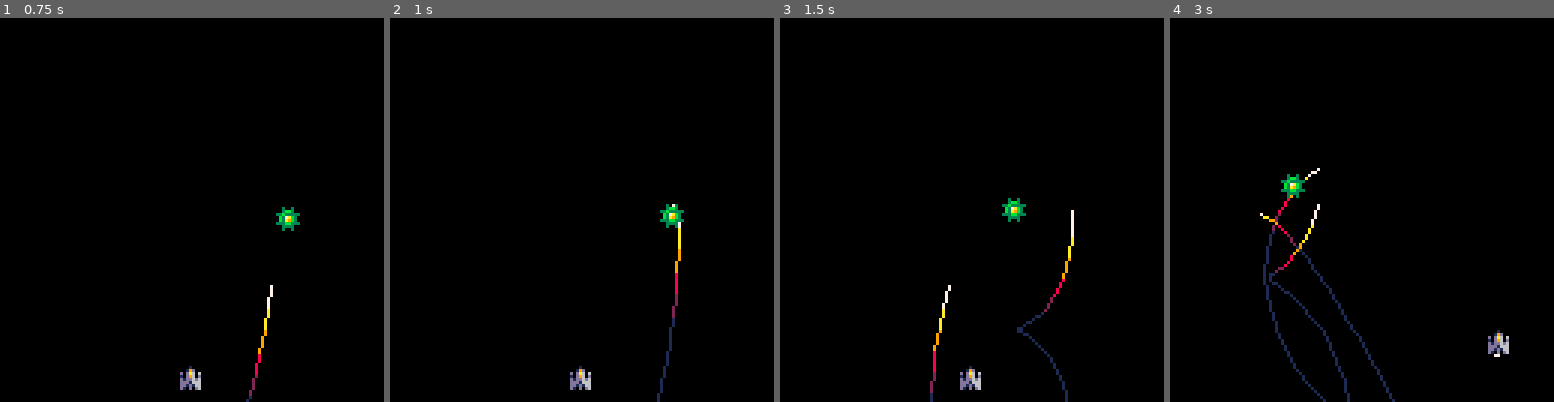
Above: before the commit, frames 1-4 (left to right).
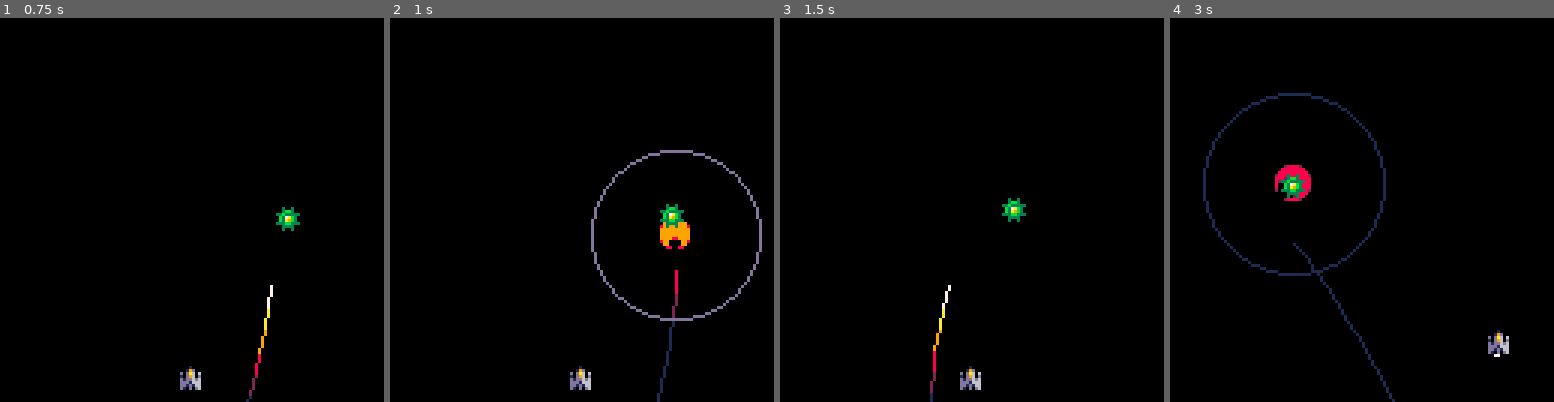
Above: after the commit, the same moments.

Repository: winkerVSbecks/pico-8
Game: PICO-8 cartridge missile.p8
Two runs of this game, one before a commit and one after it. Both use one fixed random seed, a clock stepped at 60 frames per second and the inputs below.
Inputs:
- Up to frame 1 (0.75 s): tap X (X key) at 0.33 s
- Up to frame 2 (1 s): no input
- Up to frame 3 (1.5 s): tap X (X key) at 1.07 s
- Up to frame 4 (3 s): hold Right 1.6-2.1 s; tap X (X key) at 1.85, 2.97 s; hold Up 2.15-2.42 s; hold Right from 2.47 s (still down)

Frame 1 is identical in both runs. In frame 2, 1.4% of the frame differs, in the area x 52-97%, y 34-79%; in frame 3, 0.4%; in frame 4, 2.3%, in the area x 8-57%, y 19-100%.

Commit message:
missile with sound and explosion

Diff:
--- a/missile.p8
+++ b/missile.p8
@@ -1,14 +1,15 @@
 pico-8 cartridge // http://www.pico-8.com
 version 8
 __lua__
--- pat shooter
--- benjamin soule
+-- fork of pat shooter by benjamin soule just the missiles
+-- varun vachhar
 
 mis_max = 24
 scroll_spd = 4
 ents = {}
 queues = {}
 ships = {}
+explosions = {}
 cls()
 
 
@@ -42,16 +43,16 @@
 
   -- tween
   if( e.tw ~= nil ) then
-  tw = e.tw
-  tw.c = min(tw.c+tw.spc,1)
-  c = tw.curve(tw.c)
-  tx = tw.sx*(1-c) + tw.ex*c
-  ty = tw.sy*(1-c) + tw.ey*c
-  e.vx = tx-e.x
-  e.vy = ty-e.y
-  if( tw.c == 1 ) then
-  e.tw = nil
-  end
+    tw = e.tw
+    tw.c = min(tw.c+tw.spc,1)
+    c = tw.curve(tw.c)
+    tx = tw.sx*(1-c) + tw.ex*c
+    ty = tw.sy*(1-c) + tw.ey*c
+    e.vx = tx-e.x
+    e.vy = ty-e.y
+    if( tw.c == 1 ) then
+    e.tw = nil
+    end
   end
 
   -- upd
@@ -71,6 +72,10 @@
   end
 
   if( out(e) ) then del(ents, e) end
+
+  if( e.name == "missile" ) then
+    if( col(e, e.trg) ) then explode(e) end
+  end
 end
 
 function draw_ent(e)
@@ -110,21 +115,21 @@
   if( btn(3) ) then e.vy = acc end
 
   if(btnp(5)) then
-  sfx(0)
-  b = fire(e)
-  b.kind = 0
+    sfx(0)
+    sfx(1, 3)
+    b = fire(e)
+    b.kind = 0
     b.spd = 3 + rnd(0.6)
     b.anim = nil
     b.fr = -1
-  b.name = "missile"
     b.cva = 0.1 + rnd(0.1)
-  impulse(b, rnd(1), 3)
+    impulse(b, rnd(1), 3)
     b.outlim = 64
     b.queue = 1
     b.upd = function(e)
-  seek_trg(e)
-  follow_trg(e)
-    	end
+      seek_trg(e)
+      follow_trg(e)
+    end
   end
 
   r = 4
@@ -134,7 +139,7 @@
 
 
 -------------
--- Missile --
+-- missile --
 -------------
 function fire(e)
   local b = make_ent()
@@ -144,6 +149,7 @@
   b.anim = {6,6,7,7,6,6,8,8}
   b.kind = 1 + e.bad
   b.outlim = 4
+  b.name = "missile"
   sfx(2 + b.bad, 3)
   return b
 end
@@ -182,7 +188,7 @@
 
 
 -----------
--- Enemy --
+-- enemy --
 -----------
 function upd_enemy(e)
   lim = 80
@@ -207,7 +213,7 @@
   e.y = 60
   add(ships, e)
 
-  e.name = 'Enemy'
+  e.name = 'enemy'
   e.fr = 80
   e.upd = upd_enemy
 
@@ -216,7 +222,7 @@
 
 
 -----------
--- Utils --
+-- utils --
 -----------
 function impulse(e,an,spd)
   e.vx = cos(an) * spd
@@ -249,8 +255,7 @@
   return e.x < 0 or e.y < 0 or e.x > 127 or e.y > 127
 end
 
--- fx
-function add_queue(x,y,ex,ey,qt)
+function add_queue(x, y, ex, ey, qt)
   q = {}
   q.x = x
   q.y = y
@@ -258,40 +263,67 @@
   q.ey = ey
   q.t = 0
   q.qt = qt
-  if( qt == 1 ) then
-  q.ey = q.ey + scroll_spd
+  if(qt == 1) then
+    q.ey = q.ey + scroll_spd
   end
   add(queues,q)
 end
 
+function col(a, b)
+  adx = abs(a.x - b.x)
+  ady = abs(a.y - b.y)
+  lim = 6
+  return adx < lim and ady < lim
+end
+
+function explode(e)
+  exp = {}
+  exp.x = e.x
+  exp.y = e.y
+  exp.t = 0
+  sfx(1, 3)
+  add(explosions, exp)
+  del(ents, e)
+end
+
 
 -------------------
--- Draw & Update --
+-- draw & update --
 -------------------
 function draw_game()
   rectfill(0,0,127,127,0)
 
   for q in all(queues) do
-  c = sget(q.t,30)
-  if(q.t >=6) then c = 1 end
-  if(q.qt == 2) then
-  c = sget(t % 4, 29)
-  end
-  q.t = q.t + 1
-  line(q.x, q.y, q.ex, q.ey, c)
-  q.y = q.y + scroll_spd
-  q.ey = q.ey + scroll_spd
-  if(q.t > 20 or q.qt > 1) then
-  del(queues, q)
-  end
+    c = sget(q.t, 30)
+    if(q.t >=6) then c = 1 end
+    if(q.qt == 2) then
+      c = sget(t % 4, 29)
+    end
+    q.t = q.t + 1
+    line(q.x, q.y, q.ex, q.ey, c)
+    q.y = q.y + scroll_spd
+    q.ey = q.ey + scroll_spd
+    if(q.t > 20 or q.qt > 1) then
+      del(queues, q)
+    end
+  end
+
+  -- explosions
+  for exp in all(explosions) do
+    local fr = flr(exp.t * 0.5)
+    sspr(fr*16, 8, 16, 16, exp.x - 8, exp.y - 8, 16, 16)
+    local c = {7,6,12,13,1,1}
+    if(exp.t < 6) then
+      local ray = 4 + (2 - 2 / (exp.t + 1)) * 16
+      circ(exp.x, exp.y, ray, c[exp.t + 1])
+    end
+    exp.t = exp.t+1
+    if( exp.t == 10 ) then
+      del(explosions, exp)
+    end
   end
 
   foreach(ents, draw_ent)
-end
-
-
-function upd_game()
-  foreach(ents, upd_ent)
 end
 
 
@@ -301,22 +333,14 @@
 function _init()
   make_hero()
   boss = make_enemy()
-  t = 0
-  m = {}
-  m.t = 0
-  m.step = 0
-  m.upd = upd_game
-  m.draw = draw_game
 end
 
 function _update()
-  t = t + 1
-  m.t = m.t + 1
-  m.upd()
+  foreach(ents, upd_ent)
 end
 
 function _draw()
-  m.draw()
+  draw_game()
 end
 
 
Not shown, changed: the sound effects (__sfx__) section of missile.p8
